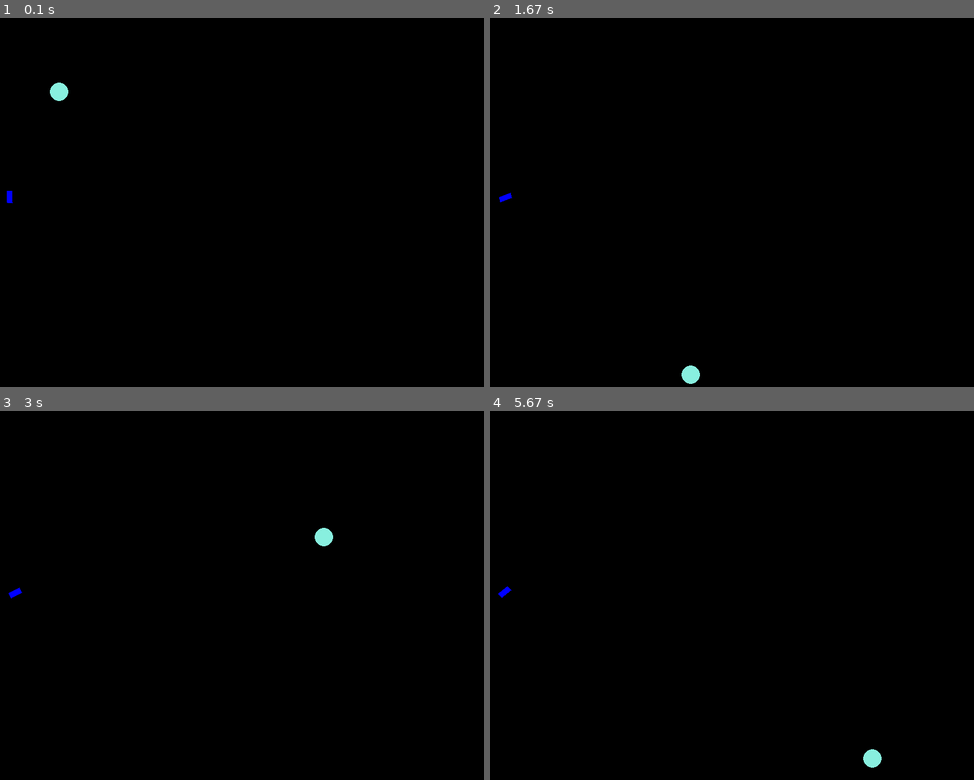
Above: before the commit, frames 1-4 (two rows, left to right).
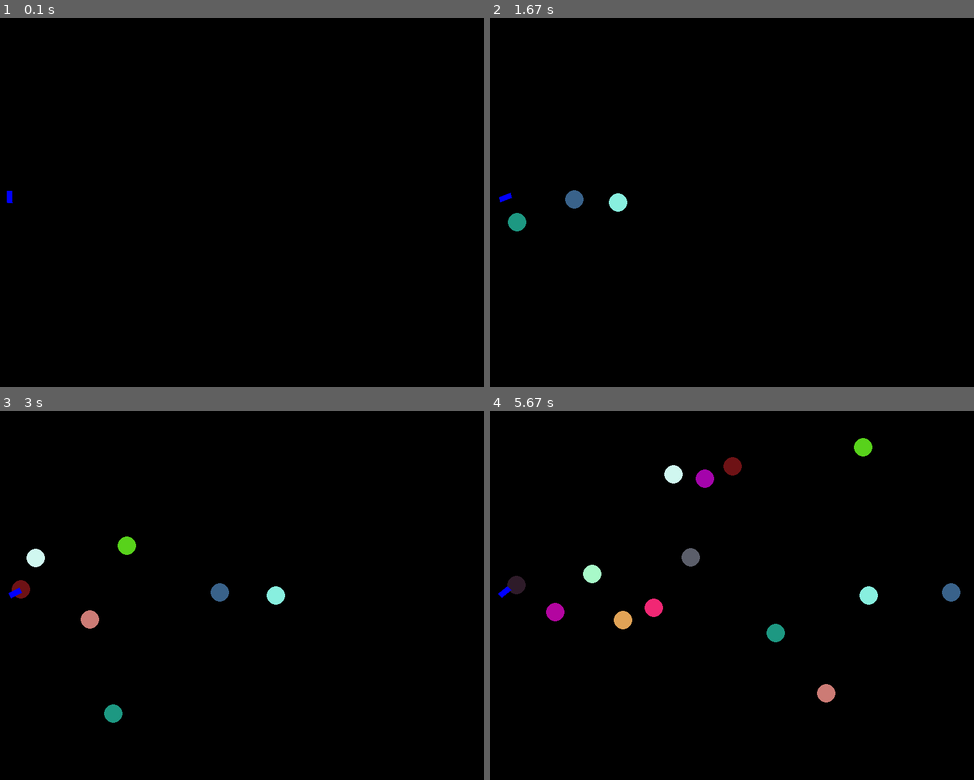
Above: after the commit, the same moments.

Repository: python-practice-b02-006/Kuzin
Game: pygame game, started from Gun/gun0.py
Same seed, same stepped clock (60 frames per second), same inputs: the game is played once before the commit and once after it.
Inputs (mouse positions are in pixels of both pictures, inside the frame that each line leads up to):
- Up to frame 1 (0.1 s): no input
- Up to frame 2 (1.67 s): press the mouse at (886, 191) at 0.37 s; move the mouse to (809, 209) at 0.47 s; release the mouse at (732, 224) at 0.6 s; hold Up 0.67-1.13 s; click (611, 206) at 0.8 s; hold Down 1.17-1.47 s; click (572, 291) at 1.3 s; hold Up from 1.5 s (still down); click (799, 73) at 1.63 s
- Up to frame 3 (3 s): release Up at 1.87 s; hold Down 1.9-2.27 s; move the mouse to (416, 724) at 1.93 s; click (416, 724) at 2.03 s; hold Up 2.3-2.6 s; click (111, 458) at 2.43 s; hold Down 2.63-2.93 s; click (246, 470) at 2.77 s; hold Up from 2.97 s (still down)
- Up to frame 4 (5.67 s): click (611, 521) at 3.1 s; release Up at 3.33 s; hold Down 3.37-3.73 s; click (552, 584) at 3.5 s; hold Up 3.77-4.07 s; click (736, 632) at 3.9 s; hold Down 4.1-4.4 s; click (727, 639) at 4.23 s; hold Up 4.43-4.8 s; click (712, 532) at 4.57 s; hold Down 4.83-5.2 s; click (915, 735) at 4.97 s; hold Up 5.23-5.53 s; move the mouse to (659, 518) at 5.27 s; click (659, 518) at 5.37 s; hold Down from 5.57 s (still down); move the mouse to (649, 473) at 5.6 s

The runs differ from the first frame. In frame 1, 0.1% of the frame differs, in the area x 10-15%, y 17-23%; in frame 2, 0.6%; in frame 3, 1.1%; in frame 4, 2.2%, in the area x 3-98%, y 7-97%.

Commit message:
Add canon power

Diff:
--- a/Gun/gun0.py
+++ b/Gun/gun0.py
@@ -13,14 +13,28 @@
 
 
 class Gun():
-    def __init__(self, coord=[30, SCREEN_SIZE[1]//2]):
+    def __init__(self, coord=[30, SCREEN_SIZE[1]//2], min_pow=10, max_pow=30):
         self.coord = coord
         self.angle = 0
+        self.min_pow = min_pow
+        self.max_pow = max_pow
+        self.power = min_pow
+        self.active = False
+
+    def strike(self):
+        vel = [int(self.power * np.cos(self.angle)), int(self.power * np.sin(self.angle))]
+        self.active = False
+        self.power = self.min_pow
+        return Ball(list(self.coord), vel)
+
+    def move(self):
+        if self.active and self.power < self.max_pow:
+            self.power += 1
 
     def draw(self, screen):
         gun_shape = []
         v1 = np.array([int(5*np.cos(self.angle - np.pi/2)), int(5*np.sin(self.angle - np.pi/2))])
-        v2 = np.array([int(20*np.cos(self.angle)), int(20*np.sin(self.angle))])
+        v2 = np.array([int(self.power*2*np.cos(self.angle)), int(self.power*2*np.sin(self.angle))])
         gun_pos = np.array(self.coord)
         gun_shape.append((gun_pos + v1).tolist())
         gun_shape.append((gun_pos + v1 + v2).tolist())
@@ -77,7 +91,6 @@
         self.gun = Gun()
         self.table = Table()
         self.balls = []
-        self.balls.append(Ball([100, 100], [10, 20]))
 
     def process(self, events, screen):
         done = self.handle_events(events)
@@ -94,18 +107,27 @@
     def move(self):
         for ball in self.balls:
             ball.move()
-
+        self.gun.move()
 
     def handle_events(self, events):
         done = False
         for event in events:
             if event.type == pg.QUIT:
                 done = True
+
             elif event.type == pg.KEYDOWN:
+
                 if event.key == pg.K_UP:
                     self.gun.coord[1] -= 5
                 elif event.key == pg.K_DOWN:
                     self.gun.coord[1] += 5
+
+            elif event.type == pg.MOUSEBUTTONDOWN:
+                if event.button == 1:
+                    self.gun.active = True
+            elif event.type == pg.MOUSEBUTTONUP:
+                if event.button == 1:
+                    self.balls.append(self.gun.strike())
 
         if pg.mouse.get_focused():
             mouse_pos = pg.mouse.get_pos()
